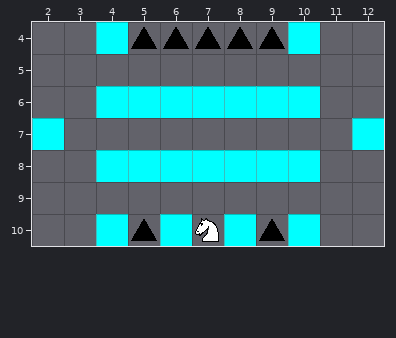
An edit to a level. Tiled map, testMap4.tmx. The picture above was drawn from the file before the commit.
Cells are 32x32 px. Shown: x 2..12, y 4..10.
Once edited:
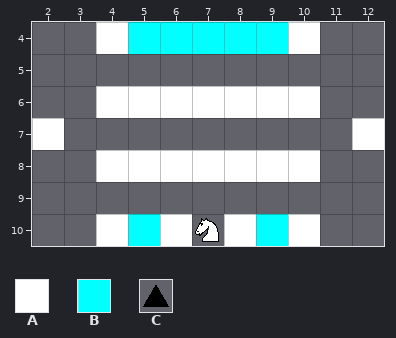
Key: from "Tileset": A 0, B 1, C 2.
_ is an empty cell.
Tiles replaced or removed in this view: B, C.
What changed:
Changed rows in their new state; . is an unchanged cell.
Layer "Map":
first column x 2:
 4 ..ABBBBBA..
 6 ..AAAAAAA..
 7 A.........A
 8 ..AAAAAAA..
10 ..ABA.ABA..
